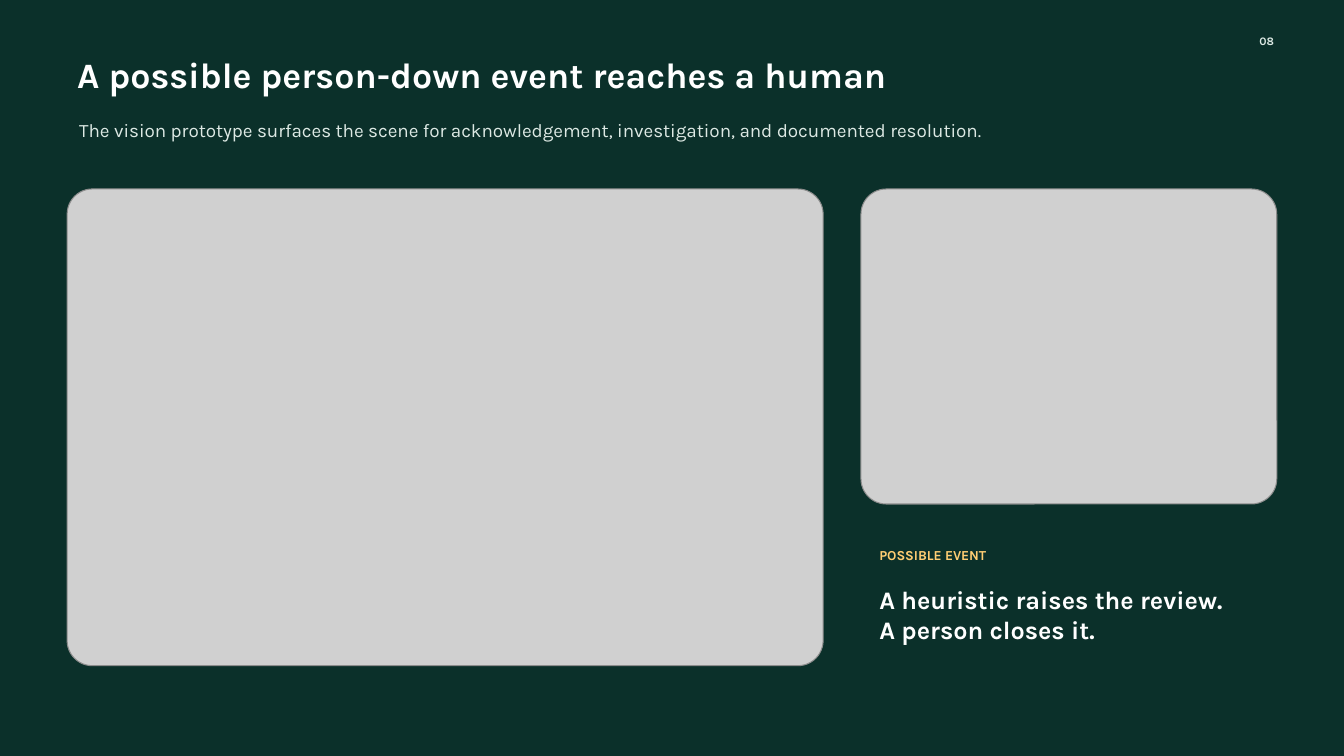
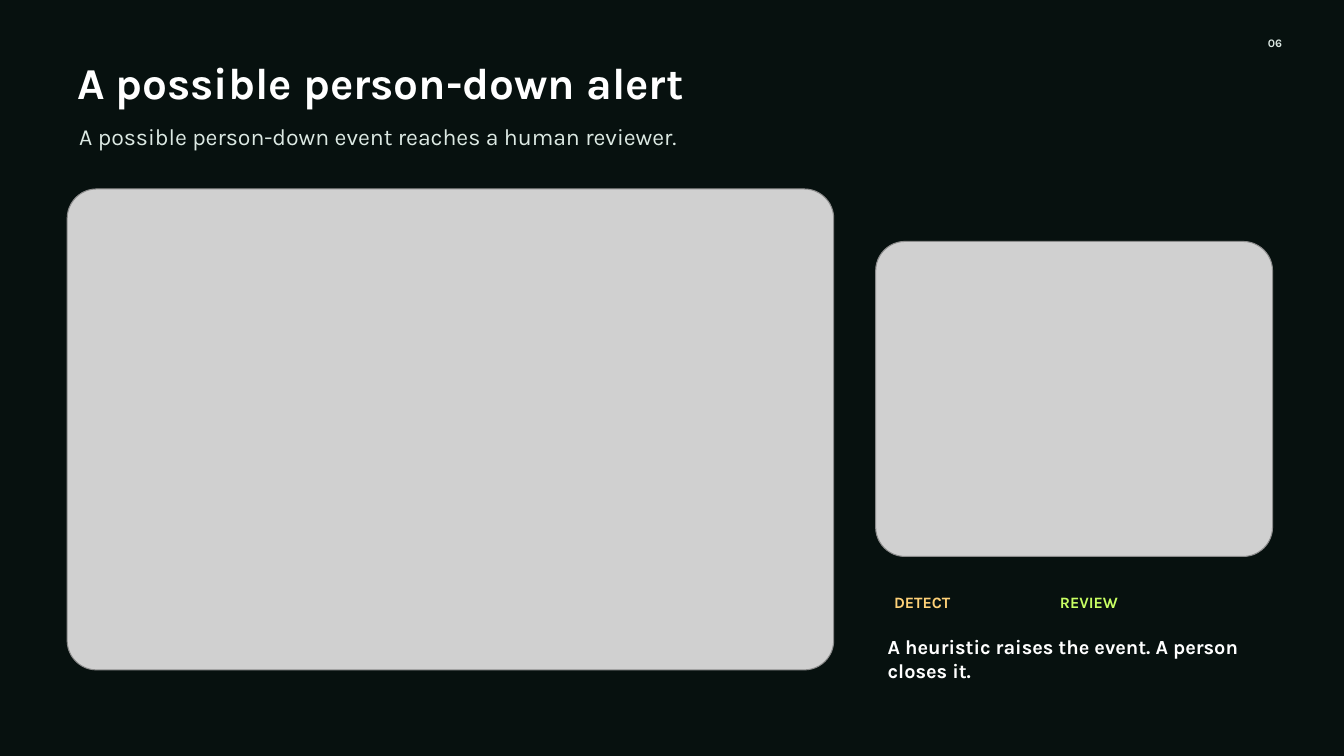
Before and after one commit to aaronbansal5/SiteGuard, a slide deck: slide 6 of docs/SiteGuard-Pitch-Deck.pptx (slide 8 before the commit). Drawn at 1344x756 pixels with LibreOffice and Linux fonts; fonts in the diff are those of the drawing; grey boxes stand for pictures. Boxes give left, top, right and bottom in pixels: in the first picture for what was removed or moved away, otherwise in the second. Text is boxed around its words. In the diff, an @@ line names an element or a change of style, - is before the commit and + after.

```diff
--- a/docs/SiteGuard-Pitch-Deck.pptx
+++ b/docs/SiteGuard-Pitch-Deck.pptx
@@ background #0B302A to #07110F @@
@@ text removed at <box>1259,37,1274,45</box> @@
-08
@@ text added at <box>1268,39,1282,47</box>, 8.2 pt, text #DCE9E3, bold @@
+06
@@ text added at <box>77,67,683,110</box>, 31.5 pt, text #FFFFFF, bold @@
+A possible person-down alert
@@ text at <box>79,129,676,151</box>: text changed; size 25.5 to 16.5 pt; text colour #FFFFFF to #DCE9E3; bold off @@
-A possible person-down event reaches a human
+A possible person-down event reaches a human reviewer.
@@ text removed at <box>79,124,981,142</box> @@
-The vision prototype surfaces the scene for acknowledgement, investigation, and documented resolution.
@@ picture: place and size @@
-picture at <box>68,190,824,666</box>
+picture at <box>68,190,834,670</box>
@@ picture: place and size @@
-picture at <box>861,190,1276,504</box>
+picture at <box>876,242,1273,557</box>
@@ text removed at <box>879,551,986,561</box> @@
-POSSIBLE EVENT
@@ text added at <box>894,597,950,608</box>, 11.2 pt, text #FFD278, bold @@
+DETECT
@@ text added at <box>1060,597,1118,608</box>, 11.2 pt, text #C8FF63, bold @@
+REVIEW
@@ text at <box>888,640,1238,679</box>: text changed; size 18 to 14.2 pt @@
-A heuristic raises the review. A person closes it.
+A heuristic raises the event. A person closes it.
```
Also in this commit, not shown: 2 other slides changed, 6 slides added, 7 slides removed.
